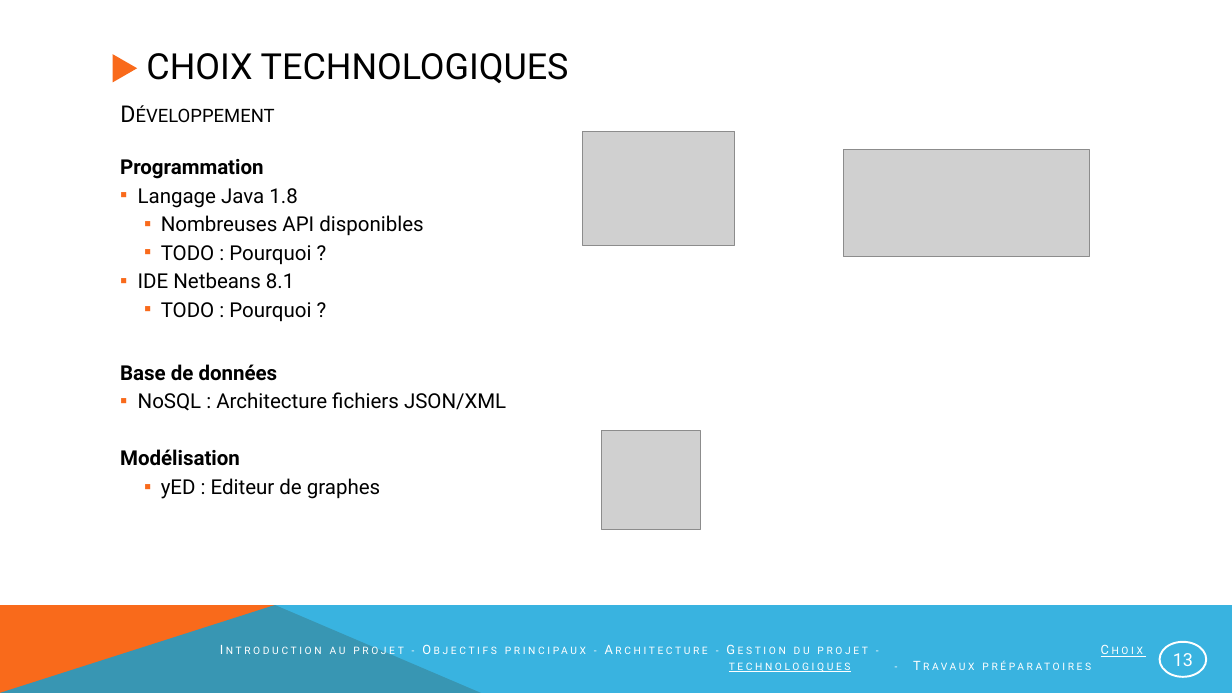
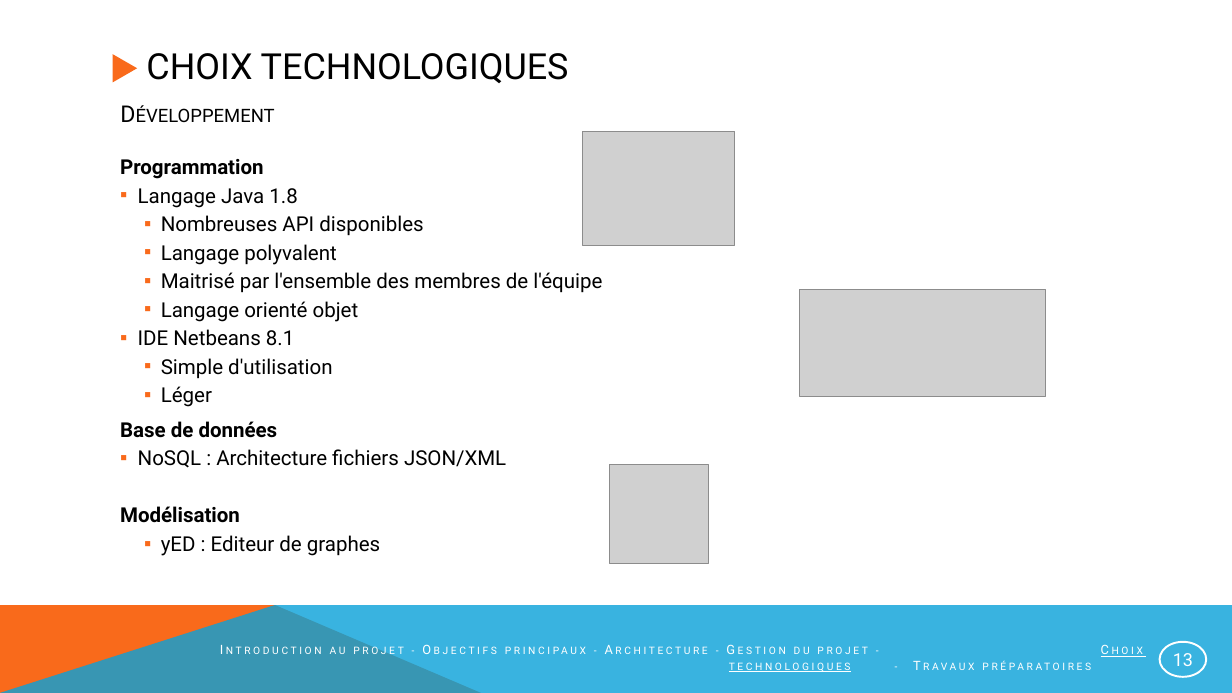
Before and after one commit to NotAVeryIntelligentSystem/NARVIS, a slide deck: slide 13 of Presentation/PrésentationNarvis_2.pptx. Drawn at 1232x693 pixels with LibreOffice and Linux fonts; fonts in the diff are those of the drawing; grey boxes stand for pictures. Boxes give left, top, right and bottom in pixels: in the first picture for what was removed or moved away, otherwise in the second. Text is boxed around its words. In the diff, an @@ line names an element or a change of style, - is before the commit and + after.

```diff
--- a/Presentation/PrésentationNarvis_2.pptx
+++ b/Presentation/PrésentationNarvis_2.pptx
@@ text at <box>161,244,602,322</box>: text changed @@
-    ▪ TODO : Pourquoi ?
+    ▪ Langage polyvalent
+    ▪ Maitrisé par l'ensemble des membres de l'équipe
+    ▪ Langage orienté objet
@@ picture: place and size @@
-picture at <box>843,150,1089,257</box>
+picture at <box>800,289,1046,396</box>
@@ text at <box>161,358,332,407</box>: text changed @@
-    ▪ TODO : Pourquoi ?
+    ▪ Simple d'utilisation
+    ▪ Léger
@@ picture: place and size @@
-picture at <box>602,431,701,530</box>
+picture at <box>609,465,708,564</box>
```
Also in this commit, not shown: 3 other slides changed, 4 other files.
